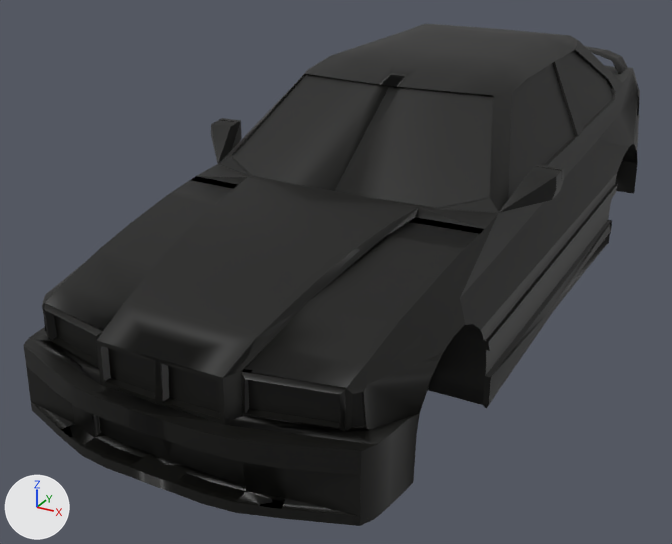
An edit to the Blender file Car Game/Assets/RabauMaterials/e36 1.blend, drawn before and after from the same camera.
Rendered twice from a 50 mm lens placed at (1.27, -2.86, 1.48), pointed at (-0.17, -0.24, 0.17). The lights are fixed; the arrows at lower left show +X, +Y and +Z.
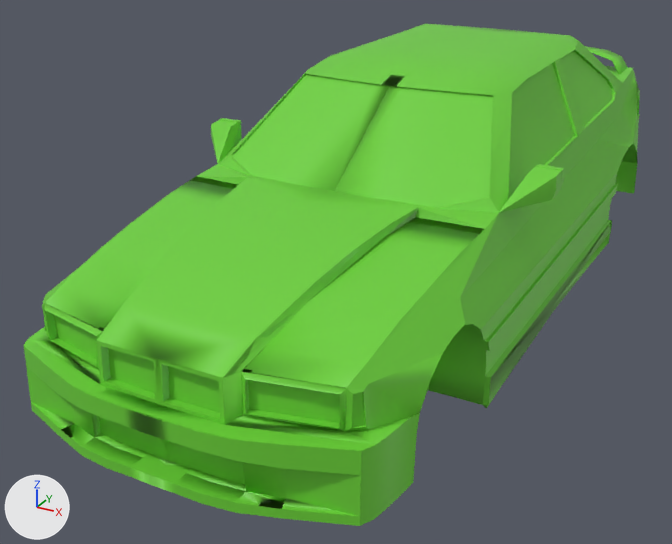
Location of each change, [x1, y1, x2, y2] in pixels of the pictures (672 x 544 px):
'Circle', surface changed (black to green)
    both: [23, 24, 640, 526]

The change, as a list of edits to the scene's bpy script:
```text
Add img_car:
    img_car = load_image('Car', '_unpacked/Car', 1024, 1024, 'sRGB')
Change mat_material_001:
    remove mat_material_001.base_color = (0.00107, 0.00101, 0.0)  # black #040300
    add mat_material_001.texture = img_car
```
